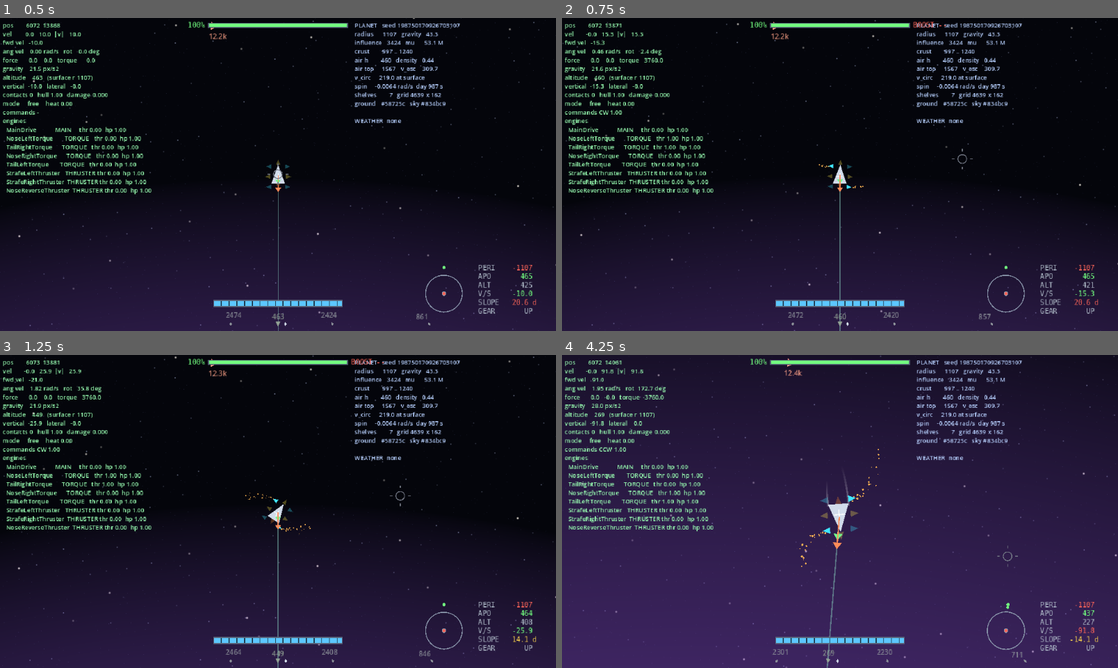
Above: before the commit, frames 1-4 (two rows, left to right).
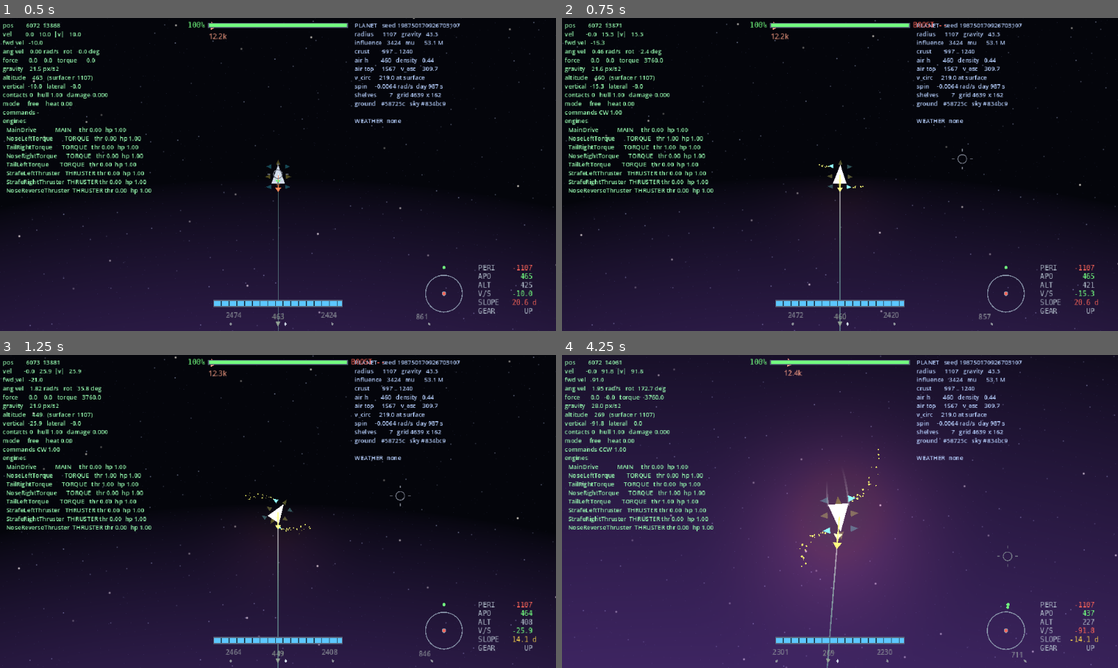
Above: after the commit, the same moments.

Repository: wroniasty/stardust
Game: Godot game, scene res://scenes/world.tscn
Two runs of this game, one before a commit and one after it. Both use one fixed random seed, a clock stepped at 60 frames per second and the inputs below.
Inputs (mouse positions are in pixels of both pictures, inside the frame that each line leads up to):
- Up to frame 1 (0.5 s): no input
- Up to frame 2 (0.75 s): tap Enter (ui_accept) at 0.5 s; move the mouse to (962, 158) at 0.52 s; hold D (rotate_right) from 0.53 s (still down); hold B (boost) from 0.53 s (still down); click (962, 158) at 0.67 s
- Up to frame 3 (1.25 s): keep holding D (rotate_right); keep holding B (boost); tap Enter (ui_accept) at 0.77 s
- Up to frame 4 (4.25 s): release D (rotate_right) at 1.25 s; release B (boost) at 1.25 s; drag from (728, 527) to (812, 574) at 1.27 s; move the mouse to (895, 442) at 2.02 s; hold D (rotate_right) 2.03-2.75 s; tap Left (camera_rotate_left) at 2.1 s; drag from (812, 574) to (673, 464) at 2.77 s; move the mouse to (1006, 558) at 3.52 s; hold A (rotate_left) from 3.53 s (still down); hold = (camera_zoom_in) from 3.53 s (still down); tap Enter (ui_accept) at 3.77 s

Frame 1 is identical in both runs. In frame 2, 0.2% of the frame differs, in the area x 46-55%, y 46-71%; in frame 3, 0.2%; in frame 4, 8.2%, in the area x 37-62%, y 30-84%.

Commit message:
Shade what the star lights, and light what glows
The plan called for Light2D for the ship, crates and projectiles.
Reading how 2D lights actually work turned that into two jobs, and only
one of them is a light.

A 2D light has no idea which way a surface faces -- without normal maps
a DirectionalLight2D brightens everything equally, so it cannot make a
terminator. Getting one that way needs a CanvasModulate, and that tints
the whole canvas including the planet shaders that already compute their
own light; undoing that means multiplying them by 1/tint and clipping
anything bright. So day and night for things in the world comes from the
same rule the ground uses, as a scalar rather than per pixel: a planet
is thousands of pixels across and needs the answer everywhere, a ship is
thirty and is simply on one side or the other.

A hull over the night side is now at 0.42 against 1.00 over the day
side. Before this it was equally bright either way and read as a sticker
on the picture rather than a thing in it. Shaded through self_modulate
on the hull and the legs, not modulate on the ship: the exhaust, the
contrails and the muzzle flashes make their own light, and a flame that
went out at dusk would be worse than no shading.

The terminator width stopped being a constant in three shaders and
became one constant in GDScript pushed into them as a uniform. A number
written in four files is a terminator that moves depending on what you
look at, and a test now pins the shader to the same one the ship uses.

What a 2D light can do is put a pool of brightness somewhere, so that is
what the things that glow have: rounds, missiles, explosions and
nozzles. Additive, because light in space arrives on top of what is
there rather than replacing its colour, and the falloff texture is built
in code -- this project has no sprites, and a radial gradient is four
lines against a file to keep in step.

Measured: the explosion flash lights the ground and the hull out to 320
px and fades quadratically over 0.45 s, because a linear fade reads as a
dimmer switch rather than a detonation; a nozzle 24 px above the ground
visibly lights the slope beside the ship. Eight exhaust lights cost 0.24
ms a frame on the CPU (7.93 against 7.69), worst frame up 0.17 ms; the
GPU side of that is not in the measurement.

855 assertions, no errors.

Co-Authored-By: Claude Opus 5 <noreply@anthropic.com>

Diff:
--- a/scripts/cloud_field.gd
+++ b/scripts/cloud_field.gd
@@ -34,6 +34,7 @@
 		"sun_dir", Vector2.UP if arm.is_zero_approx() else arm.normalized()
 	)
 	shader.set_shader_parameter("sunlight", 1.0 if lit else 0.0)
+	shader.set_shader_parameter("terminator", GravityWell.TERMINATOR)
 
 
 ## Places `count` clouds in a band between `base_radius` and `base_radius +
--- a/scripts/engine_mount.gd
+++ b/scripts/engine_mount.gd
@@ -45,6 +45,19 @@
 	return installed.bulk if installed != null else 0.0
 
 
+## How far a nozzle at full flow lights its surroundings, and how hard.
+##
+## Reach is in pixels and deliberately modest: this is the glow on the
+## hull and on the ground beneath a ship on short finals, not a
+## headlight. Eight of them on a stock ship add up, which is the other
+## reason each one is small.
+const GLOW_REACH: float = 140.0
+const GLOW_STRENGTH: float = 0.85
+const GLOW_COLOUR: Color = Color(1.00, 0.72, 0.42)
+
+var _glow: GlowLight = null
+
+
 ## Points the exhaust plume at `amount` of full flow, 0..1.
 ##
 ## The plume itself is configured in the scene, and one setting there matters
@@ -60,6 +73,16 @@
 	exhaust.emitting = amount > 0.02
 	exhaust.amount_ratio = clampf(amount, 0.0, 1.0)
 
+	# And the light the flame throws. Scaled with the flow rather than
+	# switched on, because an engine at a tenth of throttle is a glow and
+	# an engine at full is a landing light -- and because a light that
+	# snapped on would turn a gentle correction burn into a strobe.
+	if _glow == null:
+		_glow = GlowLight.make(GLOW_COLOUR, GLOW_REACH, 0.0)
+		add_child(_glow)
+	_glow.energy = GLOW_STRENGTH * clampf(amount, 0.0, 1.0)
+	_glow.visible = amount > 0.02
+
 
 ## True if this engine will physically go in: right kind, and small enough.
 func fits(data: EngineData) -> bool:
--- a/scripts/explosion.gd
+++ b/scripts/explosion.gd
@@ -12,14 +12,43 @@
 ## How far above the ground a wreck still gouges the surface.
 @export var crater_reach: float = 18.0
 
+## The flash. Bright and wide, because this is the one event in the game
+## that is supposed to light up the whole neighbourhood, and gone in a
+## fraction of the time the debris takes -- a flash that faded with the
+## sparks would read as a fire rather than a detonation.
+const FLASH_REACH: float = 320.0
+const FLASH_STRENGTH: float = 2.6
+const FLASH_SECONDS: float = 0.45
+const FLASH_COLOUR: Color = Color(1.00, 0.78, 0.45)
+
 @onready var _debris: GPUParticles2D = $Debris
+
+var _flash: GlowLight = null
+var _flash_left: float = 0.0
 
 
 func _ready() -> void:
 	_debris.emitting = true
+	_flash = GlowLight.make(FLASH_COLOUR, FLASH_REACH, FLASH_STRENGTH)
+	add_child(_flash)
+	_flash_left = FLASH_SECONDS
 	# Outliving the particles would leave an invisible node in the scene for
 	# every death, which in a game about dying often adds up.
 	get_tree().create_timer(_debris.lifetime * 2.0).timeout.connect(queue_free)
+
+
+func _process(delta: float) -> void:
+	if _flash == null:
+		return
+	_flash_left -= delta
+	if _flash_left <= 0.0:
+		_flash.queue_free()
+		_flash = null
+		return
+	# Squared, so the drop is steep at the start and long in the tail:
+	# the eye reads that as a flash, and a linear fade as a dimmer switch.
+	var share: float = _flash_left / FLASH_SECONDS
+	_flash.energy = FLASH_STRENGTH * share * share
 
 
 ## Throws the debris along the direction the wreck was travelling, so a ship
--- /dev/null
+++ b/scripts/glow_light.gd
@@ -0,0 +1,65 @@
+class_name GlowLight
+extends PointLight2D
+## A light that something in the world casts: a tracer, a burning engine,
+## the flash of an explosion.
+##
+## These are the lights worth having in a game with no normal maps. A 2D
+## light has no idea which way a surface faces, so it cannot make a
+## terminator -- that is why the day and night sides are shaded from the
+## star's direction instead, in the planet's shaders and in
+## `GravityWell.daylight_at`. What a light *can* do is put a pool of
+## brightness somewhere, and a pool of brightness is exactly what a
+## projectile crossing a dark landscape should leave behind it.
+##
+## The texture is built here rather than imported, for the same reason
+## nothing else in this project is a sprite: a radial falloff is four
+## lines of gradient and an asset is a file to keep in step.
+
+## Side of the generated texture, in texels. Small on purpose -- it is a
+## smooth blob stretched over hundreds of pixels, so resolution buys
+## nothing and the filter smooths what is left.
+const TEXTURE_SIZE: int = 64
+
+## How sharply the pool falls off. Above one the middle stays bright and
+## the edge gives up quickly, which is what a small intense source looks
+## like; at one it is a flat ramp and reads as fog.
+const FALLOFF: float = 2.2
+
+static var _shared: Texture2D = null
+
+
+## The radial falloff every glow uses, made once.
+static func blob() -> Texture2D:
+	if _shared != null:
+		return _shared
+	var image: Image = Image.create_empty(
+		TEXTURE_SIZE, TEXTURE_SIZE, false, Image.FORMAT_RGBAF
+	)
+	var middle: float = float(TEXTURE_SIZE - 1) * 0.5
+	for y: int in range(TEXTURE_SIZE):
+		for x: int in range(TEXTURE_SIZE):
+			var away: float = Vector2(float(x) - middle, float(y) - middle).length() / middle
+			var strength: float = pow(clampf(1.0 - away, 0.0, 1.0), FALLOFF)
+			image.set_pixel(x, y, Color(1.0, 1.0, 1.0, strength))
+	_shared = ImageTexture.create_from_image(image)
+	return _shared
+
+
+## Makes a light of `reach` pixels in `colour`, ready to be added as a
+## child of whatever is doing the glowing.
+static func make(colour: Color, reach: float, strength: float = 1.0) -> GlowLight:
+	var light: GlowLight = GlowLight.new()
+	light.texture = blob()
+	light.color = colour
+	light.energy = strength
+	light.reach(reach)
+	# Added, not mixed: a light in space is something arriving on top of
+	# what is already there, and mixing would wash the colour out of
+	# whatever it falls on instead of brightening it.
+	light.blend_mode = Light2D.BLEND_MODE_ADD
+	return light
+
+
+## Sets how far the pool reaches, in world pixels from the middle.
+func reach(pixels: float) -> void:
+	texture_scale = maxf(pixels, 1.0) * 2.0 / float(TEXTURE_SIZE)
--- a/scripts/gravity_well.gd
+++ b/scripts/gravity_well.gd
@@ -30,6 +30,53 @@
 
 ## Sources register here so that nothing has to know a scene path.
 const GROUP: StringName = &"gravity_sources"
+
+## Half-width of the terminator, as a dot product: the band round a body
+## that is neither day nor night.
+##
+## Here rather than in the shaders that use it, because the ship and the
+## crates are shaded off the same rule and a number written down in four
+## files is a terminator that moves depending on what you are looking at.
+## The planet pushes this into its materials; see `Planet._follow_the_star`.
+const TERMINATOR: float = 0.22
+
+## How dark a thing in the world gets on the night side, against the
+## ground's own floor of `Planet.NIGHT_GROUND`.
+##
+## A shade under the ground's, so a ship reads as sitting on the surface
+## rather than hovering in front of a backdrop -- it is a small object with
+## nothing lighting it from below, and the ground at least has its own
+## albedo. Not black, for the same reason the ground is not: you have to
+## be able to see what you are flying.
+const NIGHT_OBJECT: float = 0.42
+
+
+## How lit `point` is, 1.0 in full daylight and NIGHT_OBJECT on the far
+## side of whatever body owns it.
+##
+## The scalar twin of the `daylight()` in the shaders, and deliberately a
+## scalar: a planet is thousands of pixels across and needs the answer per
+## pixel, while a ship is thirty and is simply on one side or the other.
+## Running the per-pixel version on a ship would cost a shader to compute
+## the same number its own middle already has.
+##
+## Out in the dark with no star, or inside the star's own well, everything
+## is lit: there is no night side to be on.
+static func daylight_at(tree: SceneTree, point: Vector2) -> float:
+	var star: Star = Star.of(tree)
+	if star == null:
+		return 1.0
+	var local: GravityWell = local_at(tree, point)
+	if local == null or local == star:
+		return 1.0
+	var towards: Vector2 = star.global_position - local.global_position
+	var arm: Vector2 = point - local.global_position
+	if towards.is_zero_approx() or arm.is_zero_approx():
+		return 1.0
+	var facing: float = arm.normalized().dot(towards.normalized())
+	return lerpf(
+		NIGHT_OBJECT, 1.0, smoothstep(-TERMINATOR, TERMINATOR, facing)
+	)
 
 ## Radius of the nominal surface, in pixels.
 var surface_radius: float = 600.0
--- a/scripts/planet.gd
+++ b/scripts/planet.gd
@@ -368,12 +368,26 @@
 		if shader != null:
 			shader.set_shader_parameter("sun_dir", towards)
 			shader.set_shader_parameter("sunlight", lit)
+			shader.set_shader_parameter("terminator", GravityWell.TERMINATOR)
 	for child: Node in _clouds.get_children():
 		var field: CloudField = child as CloudField
 		if field != null:
 			field.face_the_star(
 				star.global_position if star != null else Vector2.ZERO, star != null
 			)
+
+	# And whatever is standing on the ground, which is the crates. Done
+	# from here rather than by the crate itself because a settled crate
+	# switches its own processing off -- that is what makes a shelf full
+	# of them free -- and waking them up sixty times a second to ask what
+	# time of day it is would undo exactly the saving that bought.
+	for child: Node in get_children():
+		var crate: LootCrate = child as LootCrate
+		if crate != null:
+			var lit_here: float = GravityWell.daylight_at(
+				get_tree(), crate.global_position
+			)
+			crate.self_modulate = Color(lit_here, lit_here, lit_here)
 
 
 ## Radius of the ground below a world point, in the planet's local frame.
--- a/scripts/projectile.gd
+++ b/scripts/projectile.gd
@@ -78,12 +78,24 @@
 var _planet: Planet = null
 var _age: float = 0.0
 
+## How far a round lights the ground it passes over, in pixels, and how
+## hard. Small and brief: a tracer is a spark, and a spark that floodlit
+## the landscape would say the wrong thing about how much damage it does.
+const GLOW_REACH: float = 70.0
+const GLOW_STRENGTH: float = 0.9
+
 
 func _ready() -> void:
 	# Resolved once: a projectile lives for a few seconds and never outlives
 	# the planet it was fired near. M3 will have to re-check as systems stream.
 	_planet = Planet.nearest(get_tree(), global_position)
 	body_entered.connect(_on_body_entered)
+	# The round's own colour, so a glow always belongs to the thing that
+	# is casting it rather than to a palette nobody can trace back.
+	var body: Polygon2D = get_node_or_null("Body") as Polygon2D
+	add_child(GlowLight.make(
+		body.color if body != null else Color.WHITE, GLOW_REACH, GLOW_STRENGTH
+	))
 
 
 func _physics_process(delta: float) -> void:
--- a/scripts/ship.gd
+++ b/scripts/ship.gd
@@ -1132,6 +1132,7 @@
 
 	_resolve_terrain(state)
 	_update_heat(state.step)
+	_catch_the_light()
 
 
 ## Decides whether the engines run on emergency power this tick, and takes
@@ -1174,6 +1175,28 @@
 
 	for engine: EngineInstance in engines:
 		engine.boosting = boost_active
+
+
+## Darkens the painted parts of the ship on the night side of whatever
+## it is flying over.
+##
+## `self_modulate` rather than `modulate`, so the exhaust, the contrails
+## and the muzzle flashes hanging off the same ship stay as bright as they
+## were: they make their own light, and a flame that goes out at dusk is
+## worse than no shading at all.
+##
+## The same rule the ground under it uses, through the same function. A
+## ship that stayed lit over a dark planet read as a sticker on the
+## picture rather than a thing in it, and the one thing that could not fix
+## was being a slightly different shade of lit.
+func _catch_the_light() -> void:
+	var lit: float = GravityWell.daylight_at(get_tree(), global_position)
+	var shade: Color = Color(lit, lit, lit)
+	var hull: Polygon2D = get_node_or_null("Hull") as Polygon2D
+	if hull != null:
+		hull.self_modulate = shade
+	if gear != null:
+		gear.self_modulate = shade
 
 
 ## Hull heating, from braking against the air and from standing too close
--- a/shaders/atmosphere.gdshader
+++ b/shaders/atmosphere.gdshader
@@ -50,12 +50,18 @@
 
 /// Half-width of the terminator, as a dot product. The band where it is
 /// neither day nor night; wide enough to read as a curve rather than a cut.
-const float TERMINATOR = 0.22;
+///
+/// A uniform rather than a constant because the ship and the crates are
+/// shaded off the same rule in GDScript, and a number written down in
+/// four places is a terminator that moves depending on what you look at.
+/// `GravityWell.TERMINATOR` is the one that counts; this default only
+/// covers a material nobody has told yet.
+uniform float terminator : hint_range(0.05, 0.6) = 0.22;
 
 /// 1.0 in full daylight, `night` on the far side.
 float daylight(vec2 from_centre) {
 	float facing = dot(normalize(from_centre), sun_dir);
-	float lit = smoothstep(-TERMINATOR, TERMINATOR, facing);
+	float lit = smoothstep(-terminator, terminator, facing);
 	return mix(1.0, mix(night, 1.0, lit), sunlight);
 }
 
--- a/shaders/cloud.gdshader
+++ b/shaders/cloud.gdshader
@@ -49,12 +49,18 @@
 
 /// Half-width of the terminator, as a dot product. The band where it is
 /// neither day nor night; wide enough to read as a curve rather than a cut.
-const float TERMINATOR = 0.22;
+///
+/// A uniform rather than a constant because the ship and the crates are
+/// shaded off the same rule in GDScript, and a number written down in
+/// four places is a terminator that moves depending on what you look at.
+/// `GravityWell.TERMINATOR` is the one that counts; this default only
+/// covers a material nobody has told yet.
+uniform float terminator : hint_range(0.05, 0.6) = 0.22;
 
 /// 1.0 in full daylight, `night` on the far side.
 float daylight(vec2 from_centre) {
 	float facing = dot(normalize(from_centre), sun_dir);
-	float lit = smoothstep(-TERMINATOR, TERMINATOR, facing);
+	float lit = smoothstep(-terminator, terminator, facing);
 	return mix(1.0, mix(night, 1.0, lit), sunlight);
 }
 
--- a/shaders/terrain.gdshader
+++ b/shaders/terrain.gdshader
@@ -40,12 +40,18 @@
 
 /// Half-width of the terminator, as a dot product. The band where it is
 /// neither day nor night; wide enough to read as a curve rather than a cut.
-const float TERMINATOR = 0.22;
+///
+/// A uniform rather than a constant because the ship and the crates are
+/// shaded off the same rule in GDScript, and a number written down in
+/// four places is a terminator that moves depending on what you look at.
+/// `GravityWell.TERMINATOR` is the one that counts; this default only
+/// covers a material nobody has told yet.
+uniform float terminator : hint_range(0.05, 0.6) = 0.22;
 
 /// 1.0 in full daylight, `night` on the far side.
 float daylight(vec2 from_centre) {
 	float facing = dot(normalize(from_centre), sun_dir);
-	float lit = smoothstep(-TERMINATOR, TERMINATOR, facing);
+	float lit = smoothstep(-terminator, terminator, facing);
 	return mix(1.0, mix(night, 1.0, lit), sunlight);
 }
 
--- a/tools/smoke_test.gd
+++ b/tools/smoke_test.gd
@@ -981,6 +981,7 @@
 			_check_orbit_host()
 			_check_reach_on_the_map()
 			_check_daylight()
+			_check_lighting()
 			_check_bindings()
 			_check_streaming()
 			_check_system_map()
@@ -4543,6 +4544,125 @@
 	planet.free()
 
 
+## What is lit in the world, and what does the lighting.
+func _check_lighting() -> void:
+	var system: StarSystem = StarSystem.generate(20260922)
+	var star: Star = (load("res://scenes/star.tscn") as PackedScene).instantiate() as Star
+	root.add_child(star)
+	star.adopt(system.star)
+	var planet: Planet = (load(PLANET_SCENE) as PackedScene).instantiate() as Planet
+	root.add_child(planet)
+	planet.adopt(system.planets()[0])
+
+	# The scalar the ship is shaded by is the rule the ground is shaded
+	# by. Both sides of the terminator, measured off the same body.
+	var sunward: Vector2 = (star.global_position - planet.global_position).normalized()
+	var high: float = planet.surface_radius * 1.5
+	var day: float = GravityWell.daylight_at(self, planet.global_position + sunward * high)
+	var night: float = GravityWell.daylight_at(self, planet.global_position - sunward * high)
+	_expect(
+		is_equal_approx(day, 1.0),
+		"the sunward side of a planet is full daylight (%.2f)" % day,
+	)
+	_expect(
+		is_equal_approx(night, GravityWell.NIGHT_OBJECT),
+		"and the far side is the night floor, not black and not lit (%.2f)" % night,
+	)
+	var edge: Vector2 = planet.global_position + sunward.orthogonal() * high
+	_expect(
+		absf(GravityWell.daylight_at(self, edge) - (1.0 + GravityWell.NIGHT_OBJECT) * 0.5) < 0.01,
+		"and the terminator itself is halfway between them",
+	)
+	_expect(
+		is_equal_approx(GravityWell.daylight_at(self, Vector2(1.0, 0.0)), 1.0),
+		"nothing is on the night side of the star it is standing next to",
+	)
+
+	# And the number the shaders use is the number GDScript used. This is
+	# the join that a help screen would call a lie: a terminator written
+	# down in four files is one that moves depending on what you look at.
+	var ground: ShaderMaterial = (planet.get_node("Terrain") as ColorRect).material
+	planet._follow_the_star()
+	_expect(
+		is_equal_approx(
+			float(ground.get_shader_parameter("terminator")), GravityWell.TERMINATOR
+		),
+		"the planet's shaders are shading to the same terminator the ship is",
+	)
+
+	# The ship takes it, and its flame does not.
+	var ship: Ship = _spawn_ship()
+	var hull: Polygon2D = ship.get_node("Hull")
+	ship.global_position = planet.global_position + sunward * high
+	ship._catch_the_light()
+	var lit_hull: Color = hull.self_modulate
+	ship.global_position = planet.global_position - sunward * high
+	ship._catch_the_light()
+	_expect(
+		hull.self_modulate.v < lit_hull.v - 0.1,
+		"a hull over the night side is darker than the same hull over the day side (%.2f against %.2f)"
+			% [hull.self_modulate.v, lit_hull.v],
+	)
+	_expect(
+		ship.modulate.is_equal_approx(Color.WHITE),
+		"and the shading is on the hull alone, so the exhaust and the tracers keep their own light",
+	)
+	ship.free()
+
+	# What casts light. Headless draws nothing, so what is checked is that
+	# the lights exist, belong to the thing casting them, and go out.
+	var round_scene: PackedScene = load("res://scenes/projectile.tscn") as PackedScene
+	var shot: Projectile = round_scene.instantiate() as Projectile
+	root.add_child(shot)
+	var glow: GlowLight = _first_glow(shot)
+	_expect(glow != null, "a round carries its own light")
+	_expect(
+		glow != null and glow.color.is_equal_approx((shot.get_node("Body") as Polygon2D).color),
+		"in the colour of the round, so a glow can always be traced to what is casting it",
+	)
+	_expect(
+		glow != null and glow.blend_mode == Light2D.BLEND_MODE_ADD,
+		"and it adds rather than mixes -- light arriving, not paint",
+	)
+	shot.free()
+
+	var blast: Explosion = (
+		load("res://scenes/explosion.tscn") as PackedScene
+	).instantiate() as Explosion
+	root.add_child(blast)
+	var flash: GlowLight = _first_glow(blast)
+	_expect(
+		flash != null and flash.energy > 1.0,
+		"an explosion starts with a flash brighter than anything else in the game",
+	)
+	var opening: float = flash.energy if flash != null else 0.0
+	blast._process(Explosion.FLASH_SECONDS * 0.5)
+	_expect(
+		flash != null and flash.energy < opening * 0.5,
+		"which is more than half gone by halfway (%.2f of %.2f)" % [
+			flash.energy if flash != null else 0.0, opening,
+		],
+	)
+	blast._process(Explosion.FLASH_SECONDS)
+	_expect(
+		_first_glow(blast) == null or not is_instance_valid(flash),
+		"and then goes out instead of leaving a lamp where the ship died",
+	)
+	blast.free()
+
+	planet.free()
+	star.free()
+
+
+## The first light hanging off `host`, or null.
+func _first_glow(host: Node) -> GlowLight:
+	for child: Node in host.get_children():
+		var glow: GlowLight = child as GlowLight
+		if glow != null and is_instance_valid(glow) and not glow.is_queued_for_deletion():
+			return glow
+	return null
+
+
 ## Parks `ship` at `at` and runs its heat model for `seconds` of game
 ## time, returning the bar. The ship's own `_update_heat`, not a copy of
 ## it: the point is to find out what the game does, not what this file
Not shown, added: scripts/glow_light.gd.uid
Not shown, changed: IDEAS.md
Not shown, changed: PLAN.md
